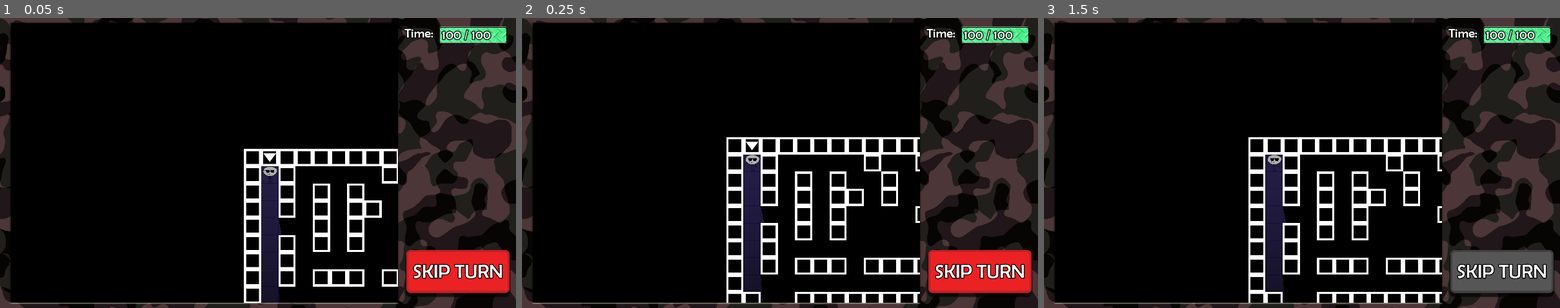
Above: before the commit, frames 1-3 (left to right).
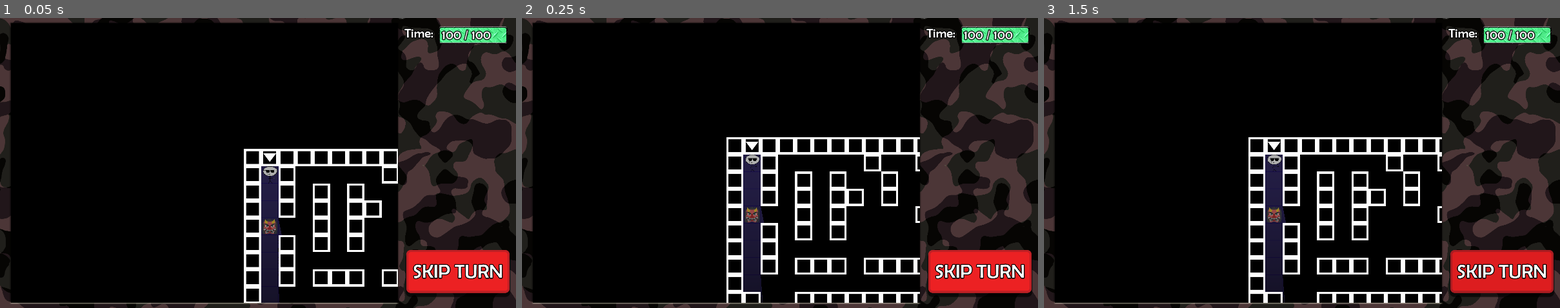
Above: after the commit, the same moments.

Repository: PickledCow/Y-NET
Game: Godot game, scene res://Main.tscn
Same seed, same stepped clock (60 frames per second), same inputs: the game is played once before the commit and once after it.
Inputs (mouse positions are in pixels of both pictures, inside the frame that each line leads up to):
- Up to frame 1 (0.05 s): no input
- Up to frame 2 (0.25 s): no input
- Up to frame 3 (1.5 s): click (1503, 276) at 0.5 s; click (1503, 276) at 1.27 s

The runs differ from the first frame. In frame 1, less than 0.1% of the frame differs, in the area x 51-54%, y 69-75%; in frame 2, less than 0.1%; in frame 3, 2.6%, in the area x 43-99%, y 42-95%.
Error after the commit: Parse Error: The identifier "walkTime" isn't declared in the current scope. (res://objects/Enemies/TestAdvEnemy.gd:4)

Commit message:
Auto stash before merge of "aitest" and "origin/master"

Diff:
--- a/Main.tscn
+++ b/Main.tscn
@@ -4,7 +4,7 @@
 [ext_resource path="res://testworld.tscn" type="PackedScene" id=2]
 [ext_resource path="res://objects/Player.tscn" type="PackedScene" id=3]
 [ext_resource path="res://objects/Camera.tscn" type="PackedScene" id=4]
-[ext_resource path="res://objects/BasicEnemy.tscn" type="PackedScene" id=5]
+[ext_resource path="res://objects/Enemies/TestAdvEnemy.tscn" type="PackedScene" id=5]
 [ext_resource path="res://sprites/world/cursor.png" type="Texture" id=6]
 [ext_resource path="res://scripts/Cursor.gd" type="Script" id=7]
 [ext_resource path="res://sprites/world/outline.png" type="Texture" id=8]
@@ -36,6 +36,10 @@
 0/tile_mode = 0
 0/occluder_offset = Vector2( 0, 0 )
 0/navigation_offset = Vector2( 0, 0 )
+0/shape_offset = Vector2( 0, 0 )
+0/shape_transform = Transform2D( 1, 0, 0, 1, 0, 0 )
+0/shape_one_way = false
+0/shape_one_way_margin = 0.0
 0/shapes = [  ]
 0/z_index = 0
 
@@ -94,22 +98,13 @@
 light_mask = 0
 
 [node name="1" parent="Enemies" instance=ExtResource( 5 )]
-position = Vector2( 736, 224 )
+position = Vector2( 96, 288 )
 
 [node name="2" parent="Enemies" instance=ExtResource( 5 )]
-position = Vector2( 1504, 96 )
+position = Vector2( 1120, 224 )
 
 [node name="3" parent="Enemies" instance=ExtResource( 5 )]
-position = Vector2( 992, 992 )
-
-[node name="4" parent="Enemies" instance=ExtResource( 5 )]
-position = Vector2( 1696, 992 )
-
-[node name="5" parent="Enemies" instance=ExtResource( 5 )]
-position = Vector2( 1824, 992 )
-
-[node name="6" parent="Enemies" instance=ExtResource( 5 )]
-position = Vector2( 1248, 864 )
+position = Vector2( 480, 736 )
 
 [node name="Cursor" type="Sprite" parent="."]
 light_mask = 0
--- /dev/null
+++ b/objects/Enemies/TestAdvEnemy.gd
@@ -0,0 +1,25 @@
+extends "res://scripts/BasicEnemy.gd"
+
+func _ready():
+	walkTime = 0.001
+
+func chooseMove(root):
+	var validSpot = false
+	var pos = (position - Vector2(32,32)) / 64
+	pos.x = floor(pos.x)
+	pos.y = floor(pos.y)
+	var closestPlayer = 0
+	var closestPosition = 0
+	for p in root.players:
+		var distance = position.distance_squared_to(p.position)
+		if closestPosition == 0 || distance <= closestPosition:
+			closestPosition = distance
+			closestPlayer = p
+	var playerPos = (closestPlayer.position - Vector2(32,32)) / 64
+	var x = floor(playerPos.x) + sign(pos.x - playerPos.x)
+	var y = floor(playerPos.y) + sign(pos.y - playerPos.y)
+	var path = root.astar.get_point_path(pos.y * (root.maxX + 1) + pos.x, y * (root.maxX + 1) + x)
+	if len(path) >= 2 && len(path) <= root.currentTurnTime / walkTime + 1 && root.isTileFree(x, y):
+		return ["move", path, true]
+	root.createBubbleText("[center][shake rate=25 level=30]I'm lost :(", position, false)
+	return ['hate', null, true]
--- /dev/null
+++ b/objects/Enemies/TestAdvEnemy.tscn
@@ -0,0 +1,20 @@
+[gd_scene load_steps=4 format=2]
+
+[ext_resource path="res://objects/Enemies/TestAdvEnemy.gd" type="Script" id=1]
+[ext_resource path="res://sprites/enemy/oni.png" type="Texture" id=2]
+
+[sub_resource type="CircleShape2D" id=1]
+radius = 32.0
+
+[node name="Advanced Enemy" type="Node2D"]
+script = ExtResource( 1 )
+
+[node name="Sprite" type="Sprite" parent="."]
+texture = ExtResource( 2 )
+
+[node name="Hitbox" type="Area2D" parent="."]
+visible = false
+monitoring = false
+
+[node name="CollisionShape2D" type="CollisionShape2D" parent="Hitbox"]
+shape = SubResource( 1 )
